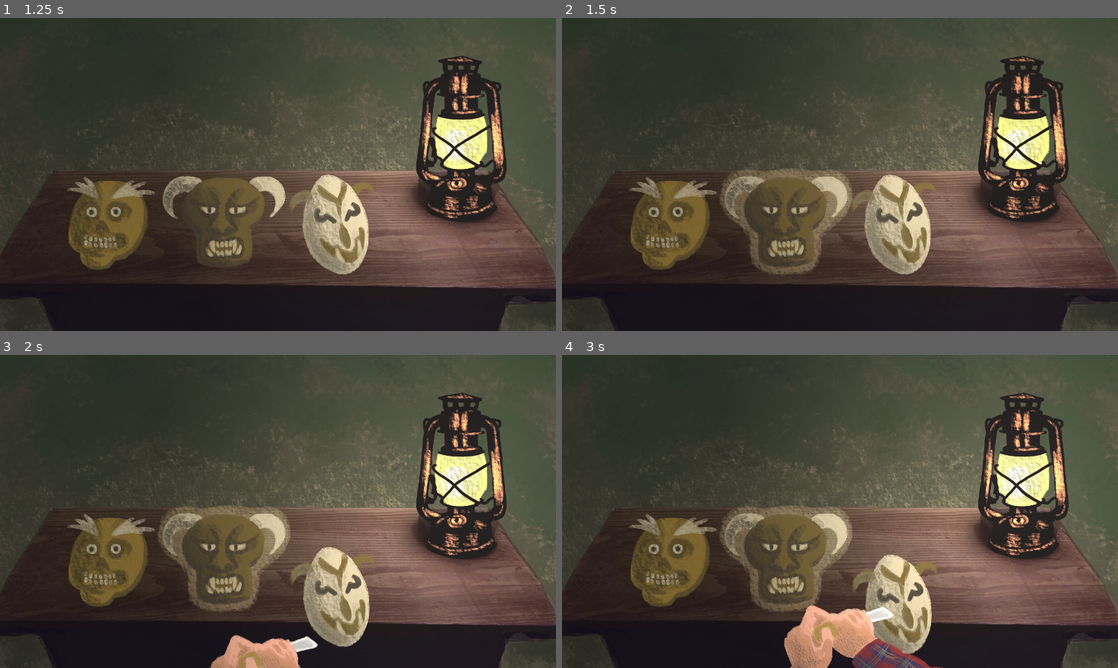
Above: before the commit, frames 1-4 (two rows, left to right).
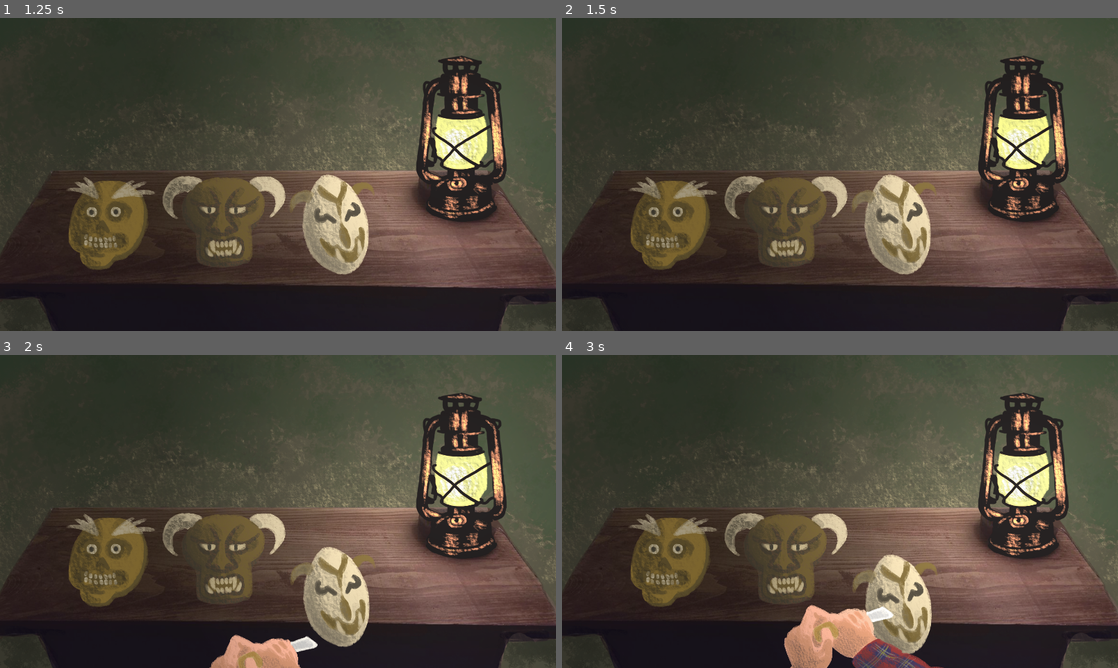
Above: after the commit, the same moments.

Repository: serrureriehurluberlesque/GGJ2026
Game: Godot game, scene res://scenes/main/main.tscn
Two runs of this game, one before a commit and one after it. Both use one fixed random seed, a clock stepped at 60 frames per second and the inputs below.
Inputs (mouse positions are in pixels of both pictures, inside the frame that each line leads up to):
- Up to frame 1 (1.25 s): tap Enter at 0.5 s; move the mouse to (333, 224) at 0.52 s; press the mouse at (333, 224) at 0.53 s; hold Up (ui_up) from 0.53 s (still down)
- Up to frame 2 (1.5 s): tap Space at 1.25 s; move the mouse to (784, 221) at 1.27 s; release Up (ui_up) at 1.28 s; release the mouse at (784, 221) at 1.28 s; hold Down (ui_down) from 1.28 s (still down); tap E (activate) at 1.35 s
- Up to frame 3 (2 s): keep holding Down (ui_down); click (222, 558) at 1.55 s
- Up to frame 4 (3 s): move the mouse to (673, 558) at 2.02 s; release Down (ui_down) at 2.03 s; press the mouse at (673, 558) at 2.03 s; hold Up (ui_up) from 2.03 s (still down); move the mouse to (812, 574) at 2.77 s; release the mouse at (812, 574) at 2.78 s; click (812, 574) at 2.85 s

Frame 1 is identical in both runs. In frame 2, 1.7% of the frame differs, in the area x 28-53%, y 48-83%; in frame 3, 1.7%; in frame 4, 1.7%.

Commit message:
global introed

Diff:
--- a/ggj2026/global.gd
+++ b/ggj2026/global.gd
@@ -3,3 +3,4 @@
 var type:= 0
 var SKIP:= false
 var gentil:= true
+var introed := false
--- a/ggj2026/mask.gd
+++ b/ggj2026/mask.gd
@@ -9,7 +9,7 @@
 	$Highlight.texture = load("res://scenes/main/assets/control/highlight_mask_%d.png" % type)
 
 func _on_area_2d_input_event(viewport: Node, event: InputEvent, shape_idx: int) -> void:
-	if event.is_action_pressed("click"):
+	if Global.introed and event.is_action_pressed("click"):
 		$Highlight.hide()
 		mask_chosen.emit(type)
 
@@ -21,7 +21,8 @@
 
 
 func _on_area_2d_mouse_entered() -> void:
-	$Highlight.show()
+	if Global.introed:
+		$Highlight.show()
 
 
 func _on_area_2d_mouse_exited() -> void:
--- a/ggj2026/scenes/main/main.gd
+++ b/ggj2026/scenes/main/main.gd
@@ -67,6 +67,7 @@
 	await $Camera/TransTimer.timeout
 	send_visibility_to_monsters()
 	introed = true
+	Global.introed = true
 	start()
 
 func _input(event):
